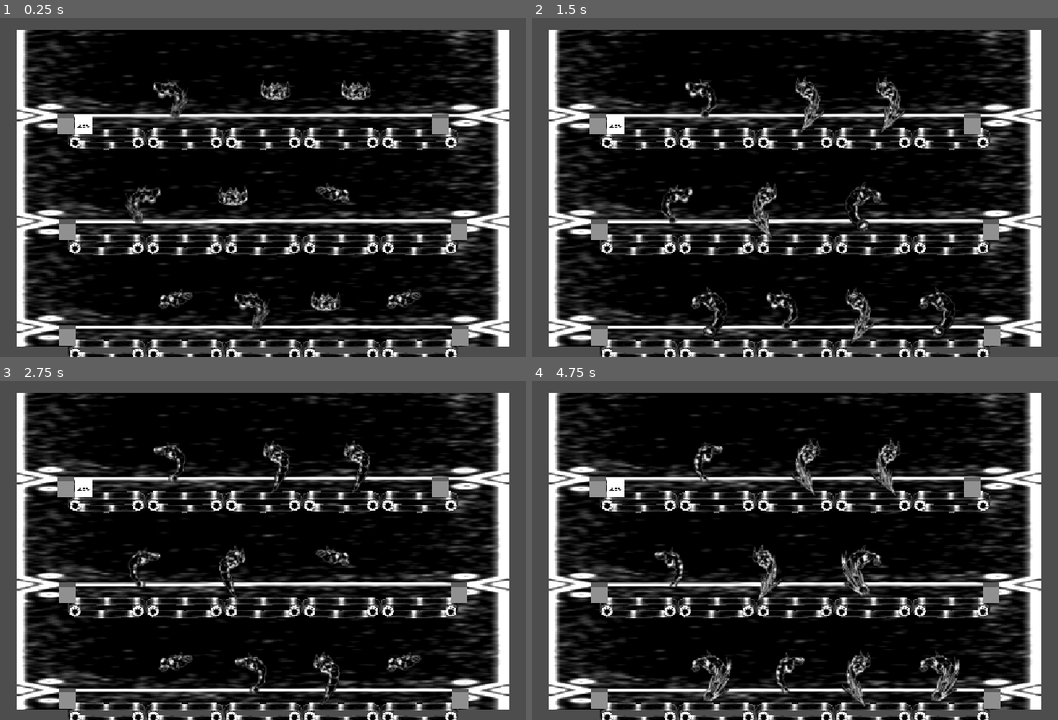
Above: before the commit, frames 1-4 (two rows, left to right).
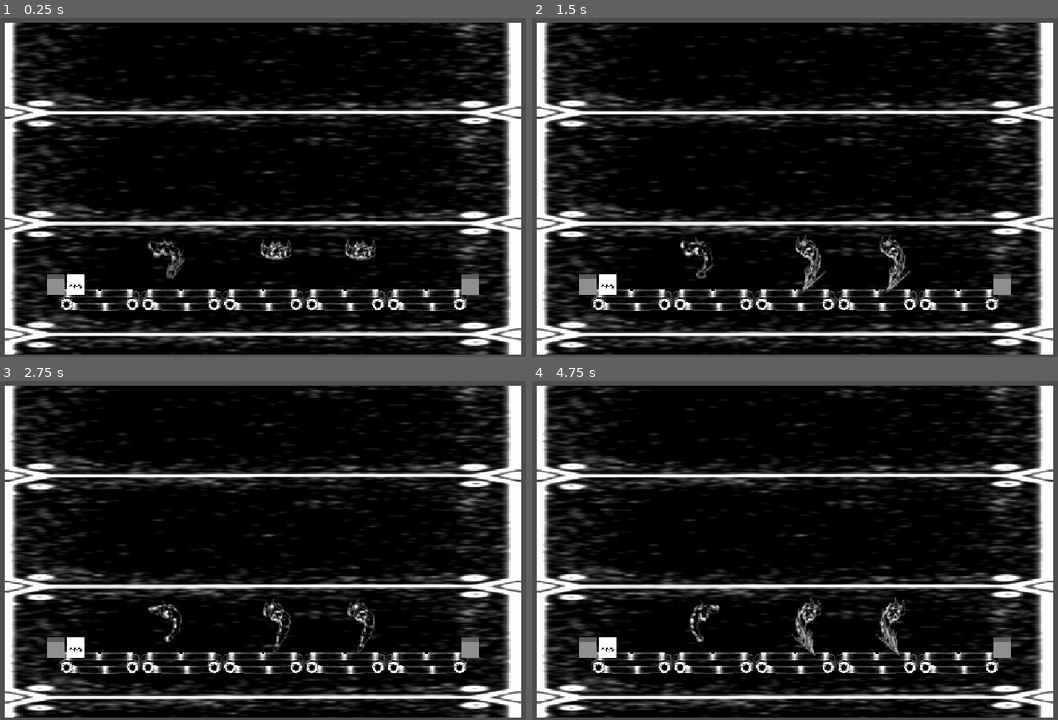
Above: after the commit, the same moments.

Repository: patches34/super-conveyor-bros
Game: Godot game, scene res://Scenes/main_level.tscn
Two runs of this game, one before a commit and one after it. Both use one fixed random seed, a clock stepped at 60 frames per second and the inputs below. Before the commit the project starts from res://Scenes/level_baker_test.tscn.
Inputs (mouse positions are in pixels of both pictures, inside the frame that each line leads up to):
- Up to frame 1 (0.25 s): no input
- Up to frame 2 (1.5 s): move the mouse to (937, 160) at 0.52 s; hold Mouse wheel down (scroll_down) 0.53-1.28 s; move the mouse to (668, 194) at 1.27 s; tap Mouse wheel up (scroll_up) at 1.35 s
- Up to frame 3 (2.75 s): move the mouse to (326, 462) at 2.02 s; hold Middle mouse button (toggle_belt) from 2.03 s (still down)
- Up to frame 4 (4.75 s): move the mouse to (763, 611) at 2.77 s; release Middle mouse button (toggle_belt) at 2.78 s; tap Mouse wheel down (scroll_down) at 2.85 s; move the mouse to (984, 594) at 3.52 s; hold Mouse wheel up (scroll_up) 3.53-4.28 s; move the mouse to (605, 486) at 4.27 s; tap Middle mouse button (toggle_belt) at 4.35 s

The runs differ from the first frame. In frame 1, 40% of the frame differs, in the area x 0-100%, y 1-100%; in frame 2, 41%; in frame 3, 40%; in frame 4, 41%.

Commit message:
new main level

Diff:
--- /dev/null
+++ b/super-conveyor-bros/Scenes/main_level.tscn
@@ -0,0 +1,62 @@
+[gd_scene format=3 uid="uid://xoid2xbmky1b"]
+
+[ext_resource type="PackedScene" uid="uid://brgqh41lu0bse" path="res://Prefabs/Belt.tscn" id="1_ha3dl"]
+[ext_resource type="PackedScene" uid="uid://benvrdli7tdwe" path="res://Prefabs/item_spawn.tscn" id="2_f3gli"]
+[ext_resource type="PackedScene" uid="uid://d0t6tyels0dhd" path="res://Prefabs/puncher.tscn" id="4_6l6h0"]
+[ext_resource type="PackedScene" uid="uid://do60w2hri3lji" path="res://Prefabs/puncher_chop.tscn" id="5_o18aq"]
+[ext_resource type="PackedScene" uid="uid://3ocuibmw4jbr" path="res://Prefabs/item_capture.tscn" id="7_5vthg"]
+[ext_resource type="Material" uid="uid://capn3kwjarjr5" path="res://Materials/wall.tres" id="8_unus1"]
+[ext_resource type="PackedScene" uid="uid://d4k0lg4gcwunb" path="res://Prefabs/input.tscn" id="9_vgie2"]
+
+[sub_resource type="QuadMesh" id="QuadMesh_y3e6f"]
+
+[node name="Baker Level" type="Node3D" unique_id=1504819680]
+
+[node name="Camera3D" type="Camera3D" parent="." unique_id=97632224]
+transform = Transform3D(1, 0, 0, 0, 0.96814764, 0.25038, 0, -0.25038, 0.96814764, 0, 4.515, 10.99)
+projection = 1
+fov = 143.6
+size = 20.844
+
+[node name="DirectionalLight3D" type="DirectionalLight3D" parent="." unique_id=312652229]
+transform = Transform3D(1, 0, 0, 0, 0.93481517, 0.35513458, 0, -0.35513458, 0.93481517, 0, 1.9889195, 4.9511476)
+
+[node name="Belt" parent="." unique_id=1348700459 instance=ExtResource("1_ha3dl")]
+transform = Transform3D(1, 0, 0, 0, 1, 0, 0, 0, 1, -9.5, -5.2697, 0)
+
+[node name="ItemSpawn" parent="Belt" unique_id=921366110 node_paths=PackedStringArray("scroll_signal") instance=ExtResource("2_f3gli")]
+transform = Transform3D(1, 0, 0, 0, 1, 0, 0, 0, 1, -2.5, 0, 0)
+spawn_point = Vector3(1.1, 0, 0)
+scroll_signal = NodePath("../../Input")
+
+[node name="Belt4" parent="Belt" unique_id=915165887 instance=ExtResource("1_ha3dl")]
+transform = Transform3D(1, 0, 0, 0, 1, 0, 0, 0, 1, 4.75, 0, 0)
+
+[node name="Belt7" parent="Belt" unique_id=237952539 instance=ExtResource("1_ha3dl")]
+transform = Transform3D(1, 0, 0, 0, 1, 0, 0, 0, 1, 9.5, 0, 0)
+
+[node name="Belt10" parent="Belt" unique_id=1150715829 instance=ExtResource("1_ha3dl")]
+transform = Transform3D(1, 0, 0, 0, 1, 0, 0, 0, 1, 14.25, 0, 0)
+
+[node name="Belt13" parent="Belt" unique_id=1430979423 instance=ExtResource("1_ha3dl")]
+transform = Transform3D(1, 0, 0, 0, 1, 0, 0, 0, 1, 19, 0, 0)
+
+[node name="Puncher" parent="Belt" unique_id=646209255 instance=ExtResource("4_6l6h0")]
+transform = Transform3D(1, 0, 0, 0, 1, 0, 0, 0, 1, 4.017631, 0, 0)
+
+[node name="Chopper" parent="Belt" unique_id=574697308 instance=ExtResource("5_o18aq")]
+transform = Transform3D(1.4341635, 0, 0, 0, 1.4341635, 0, 0, 0, 1, 10.276251, 0, 0)
+
+[node name="Chopper2" parent="Belt" unique_id=1349757571 instance=ExtResource("5_o18aq")]
+transform = Transform3D(1.4341635, 0, 0, 0, 1.4341635, 0, 0, 0, 1, 15.177412, 0, 0)
+
+[node name="ItemCapture" parent="Belt" unique_id=192901402 instance=ExtResource("7_5vthg")]
+transform = Transform3D(1, 0, 0, 0, 1, 0, 0, 0, 1, 21.5, 0, 0)
+
+[node name="Wall" type="MeshInstance3D" parent="." unique_id=205784542]
+transform = Transform3D(29.9687, 0, 0, 0, 19.977707, 0, 0, 0, 1, 0, 0, -4)
+material_override = ExtResource("8_unus1")
+mesh = SubResource("QuadMesh_y3e6f")
+
+[node name="Input" parent="." unique_id=1280705331 instance=ExtResource("9_vgie2")]
+scroll_speed = 0.03
--- a/super-conveyor-bros/project.godot
+++ b/super-conveyor-bros/project.godot
@@ -11,7 +11,7 @@
 [application]
 
 config/name="Super Conveyor Bros"
-run/main_scene="uid://cm0d4744rlxmx"
+run/main_scene="uid://xoid2xbmky1b"
 config/features=PackedStringArray("4.7", "GL Compatibility")
 config/icon="res://icon.svg"
 
